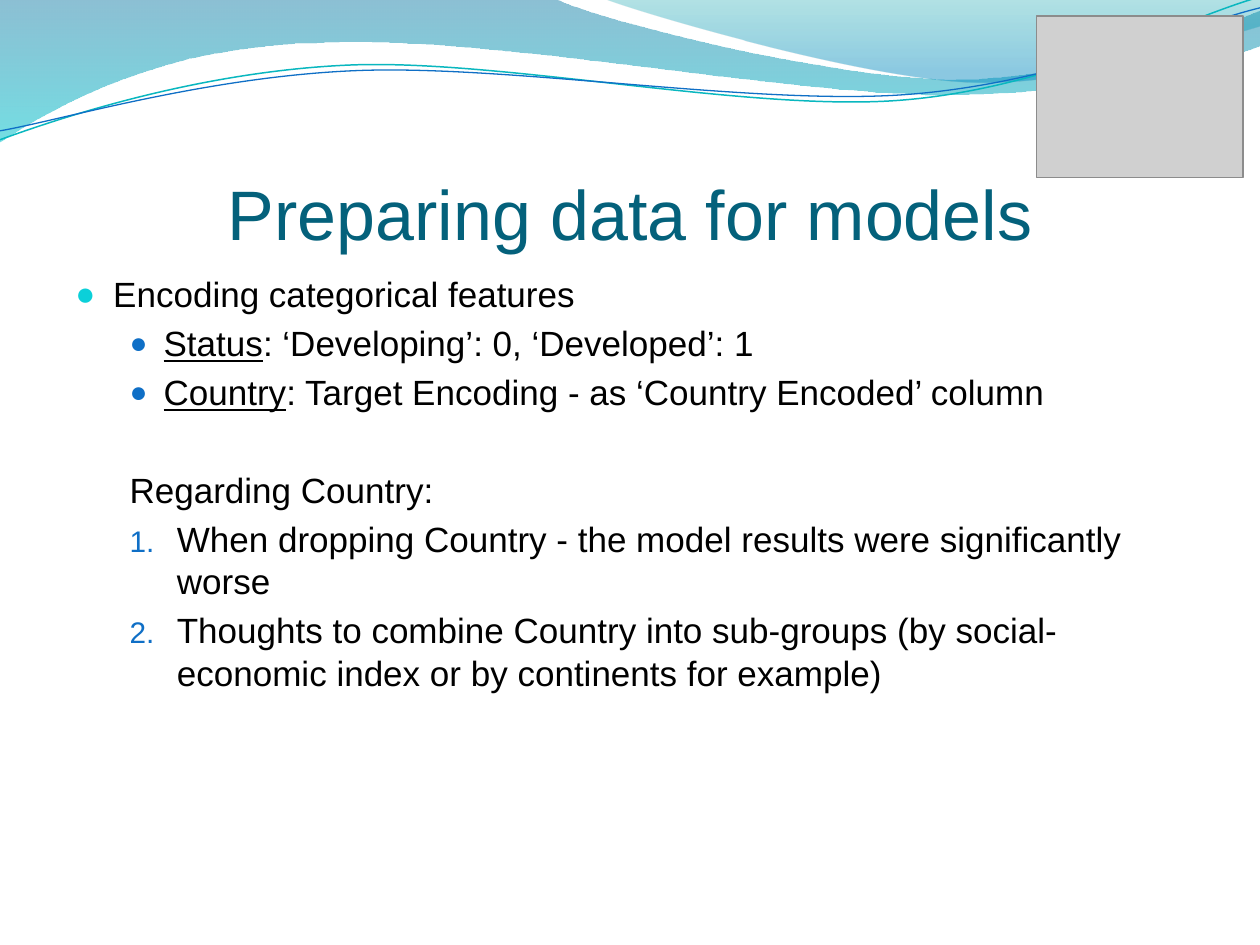
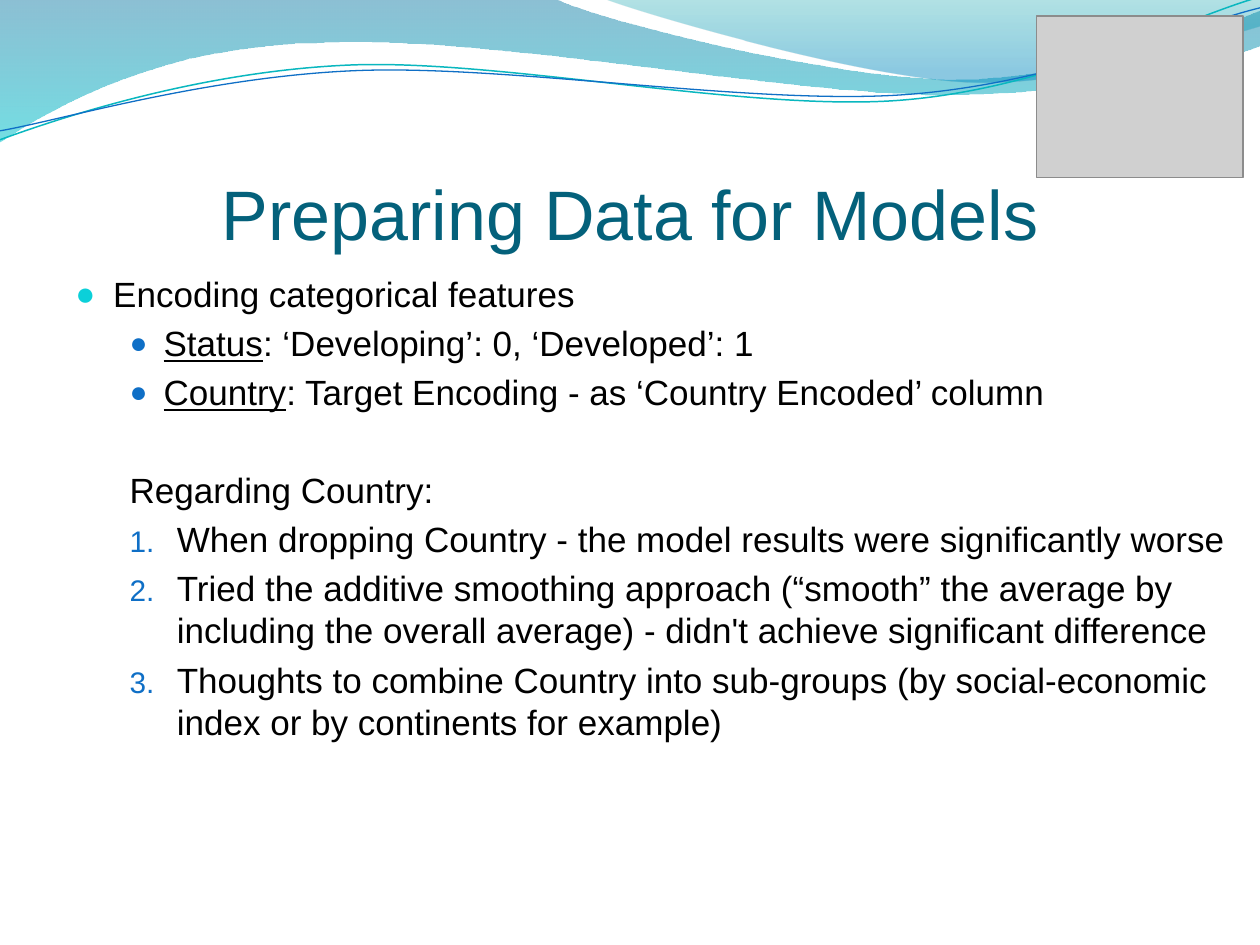
Before and after one commit to linoybar/Regression_Python_Project, a slide deck: slide 14 of Regression Project presentation.pptx (slide 11 before the commit). Drawn at 1260x945 pixels with LibreOffice and Linux fonts; fonts in the diff are those of the drawing; grey boxes stand for pictures; background and template pictures are left out. Boxes give left, top, right and bottom in pixels: in the first picture for what was removed or moved away, otherwise in the second. Text is boxed around its words. In the diff, an @@ line names an element or a change of style, - is before the commit and + after.

```diff
--- a/Regression Project presentation.pptx
+++ b/Regression Project presentation.pptx
@@ title at [222,189,1039,253]: text changed @@
-Preparing data for models
+Preparing Data for Models
@@ text at [177,575,1207,650]: paragraph added @@
+  2. Tried the additive smoothing approach (“smooth” the average by including the overall average) - didn't achieve significant difference
```
Also in this commit, not shown: 13 other slides changed, 4 slides added, 1 slide removed.
